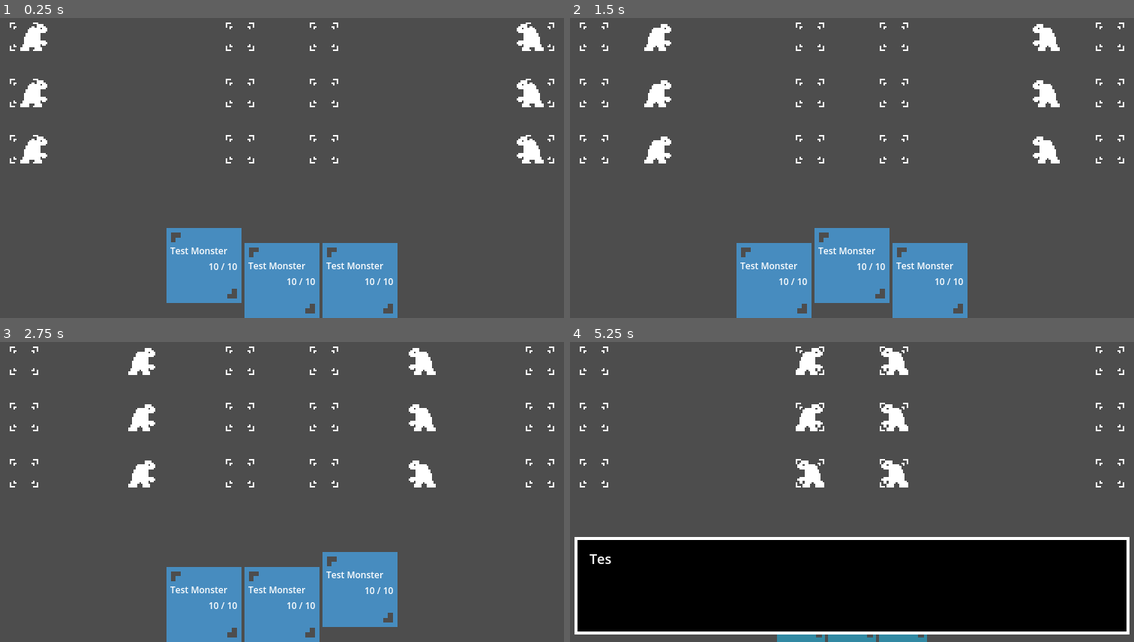
Above: before the commit, frames 1-4 (two rows, left to right).
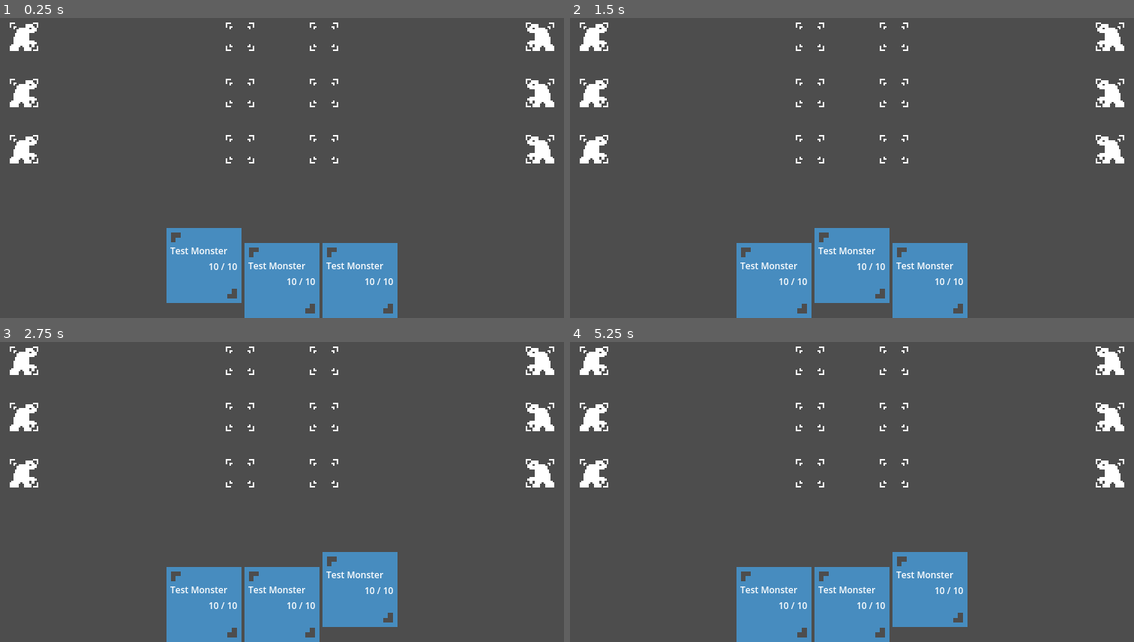
Above: after the commit, the same moments.

Repository: IsaelGabriel/tamer-game
Game: Godot game, scene res://nodes/battle_scene.tscn
The game is run twice, just before and just after one commit, with the same random seed, the same clock (stepped at 60 frames per second) and the same inputs.
Inputs:
- Up to frame 1 (0.25 s): no input
- Up to frame 2 (1.5 s): tap Enter (ui_accept) at 0.5, 0.77 s; hold Right (ui_right) 0.53-1.28 s; hold Down (ui_down) from 1.28 s (still down)
- Up to frame 3 (2.75 s): tap Enter (ui_accept) at 1.52 s; release Down (ui_down) at 2.03 s; hold Right (ui_right) from 2.03 s (still down)
- Up to frame 4 (5.25 s): release Right (ui_right) at 2.78 s; hold Up (ui_up) 2.78-3.53 s; tap Enter (ui_accept) at 3.02, 3.77, 4.52 s; hold Left (ui_left) 3.53-5.03 s; hold Down (ui_down) from 5.03 s (still down)

The runs differ from the first frame. In frame 1, 1.9% of the frame differs, in the area x 1-99%, y 2-49%; in frame 2, 3.0%; in frame 3, 3.0%; in frame 4, 36%, in the area x 0-100%, y 2-100%.

Commit message:
Add movement start timer

Diff:
--- a/scripts/battle_manager.gd
+++ b/scripts/battle_manager.gd
@@ -13,6 +13,7 @@
 @export_category("Monsters")
 @export_range(1, 10) var total_player_monsters: int = 1
 @export_range(1, 10) var total_enemy_monsters: int = 1
+@export_range(0, 60) var movement_start_countdown: float = 10.0
 
 @export_category("Spawn Area")
 @export var top_margin: float = 0
@@ -53,6 +54,7 @@
 		enemy_monsters.append(monster)
 
 	generate_monster_cards()
+	movement_countdown()
 
 func calculate_monster_y(index: int, total: int) -> float:
 	var height = get_viewport().content_scale_size.y - (bottom_margin + top_margin)
@@ -71,6 +73,11 @@
 	await get_tree().create_timer(0.001).timeout
 	monster_card_container.get_child(0).selected = true
 
+func movement_countdown():
+	BattleMonster.MOVEMENT_PAUSED = true
+	await get_tree().create_timer(movement_start_countdown).timeout
+	BattleMonster.MOVEMENT_PAUSED = false
+
 func _process(_delta):
 	if monster_card_container.visible:
 		selected_monster_card_index += int(Input.is_action_just_pressed("ui_right")) - int(Input.is_action_just_pressed("ui_left"))
